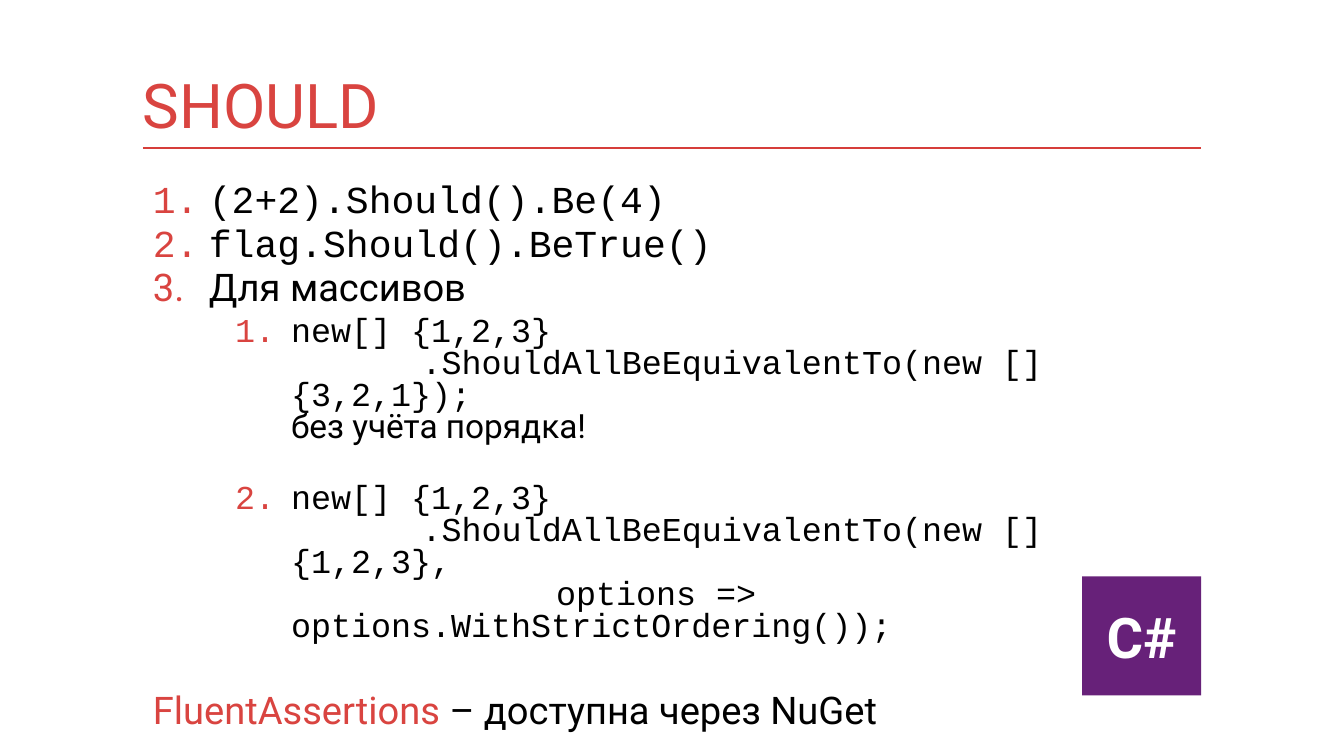
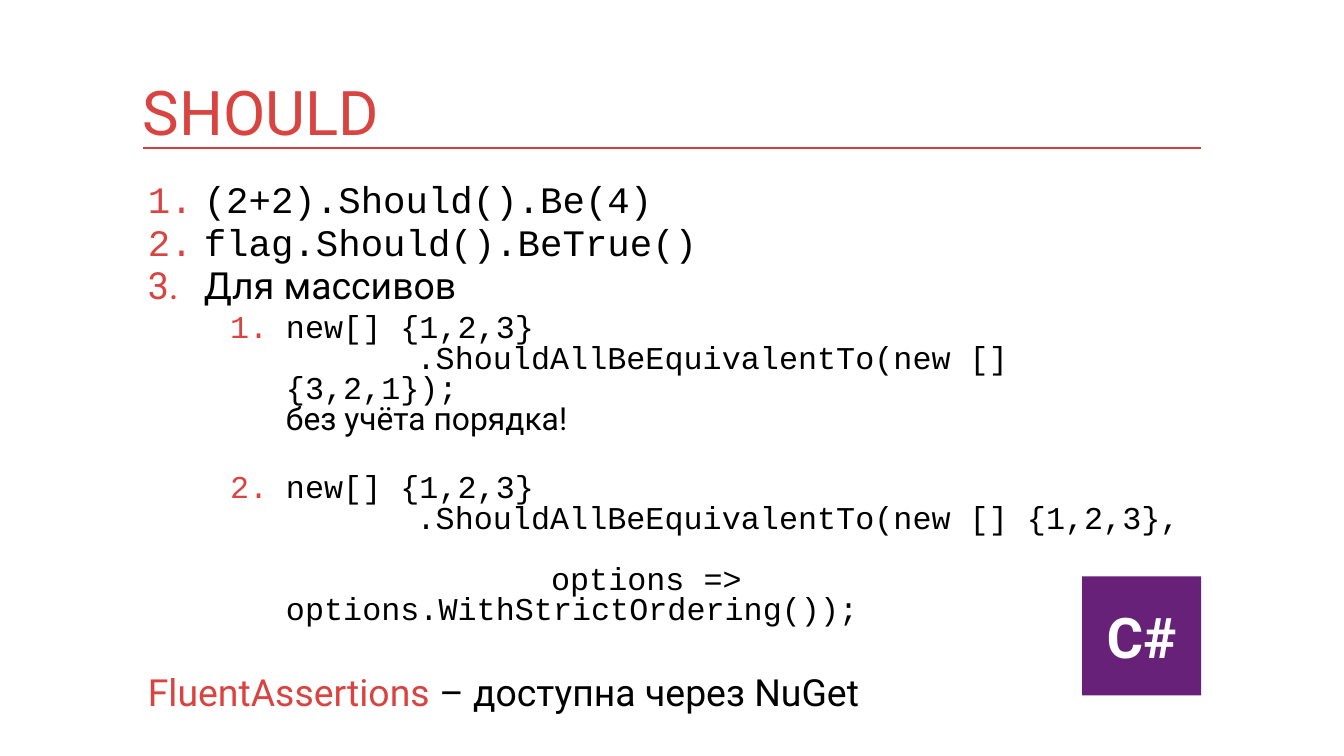
Before and after one commit to kontur-courses/testing, a slide deck: slide 28 of testing.pptx (slide 25 before the commit). Drawn at 1344x756 pixels with LibreOffice and Linux fonts; fonts in the diff are those of the drawing. Boxes give left, top, right and bottom in pixels: in the first picture for what was removed or moved away, otherwise in the second. Text is boxed around its words. In the diff, an @@ line names an element or a change of style, - is before the commit and + after.

```diff
--- a/testing.pptx
+++ b/testing.pptx
@@ title "SHOULD" rewrapped from [143, 83, 379, 129] to [143, 90, 379, 149] @@
@@ text "(2+2).Should().Be(4)" at [148, 186, 1180, 714]: size 20.4 to 20 pt in "(2+2).Should().Be(4)", "flag.Should().BeTrue()", "Для массивов", "FluentAssertions – доступна через NuGet"; size 17.9 to 17 pt in "new[] {1,2,3} .ShouldAllBeEquivalentTo(new [] {3,2,1}); без  ...", "new[] {1,2,3} .ShouldAllBeEquivalentTo(new [] {1,2,3}, optio ..." @@
```
Also in this commit, not shown: 27 other slides changed, 4 slides added, 45 other files.
